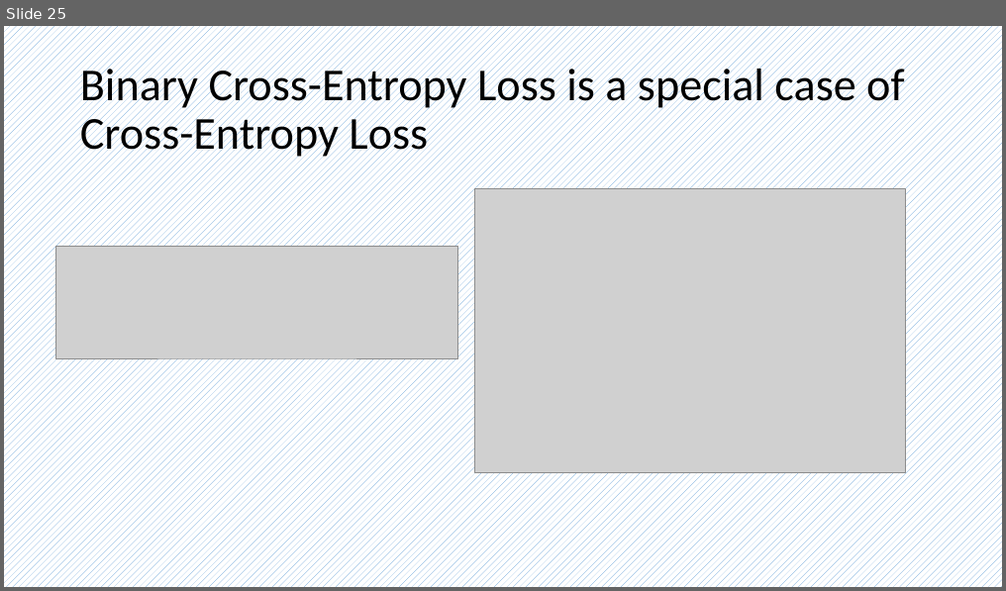
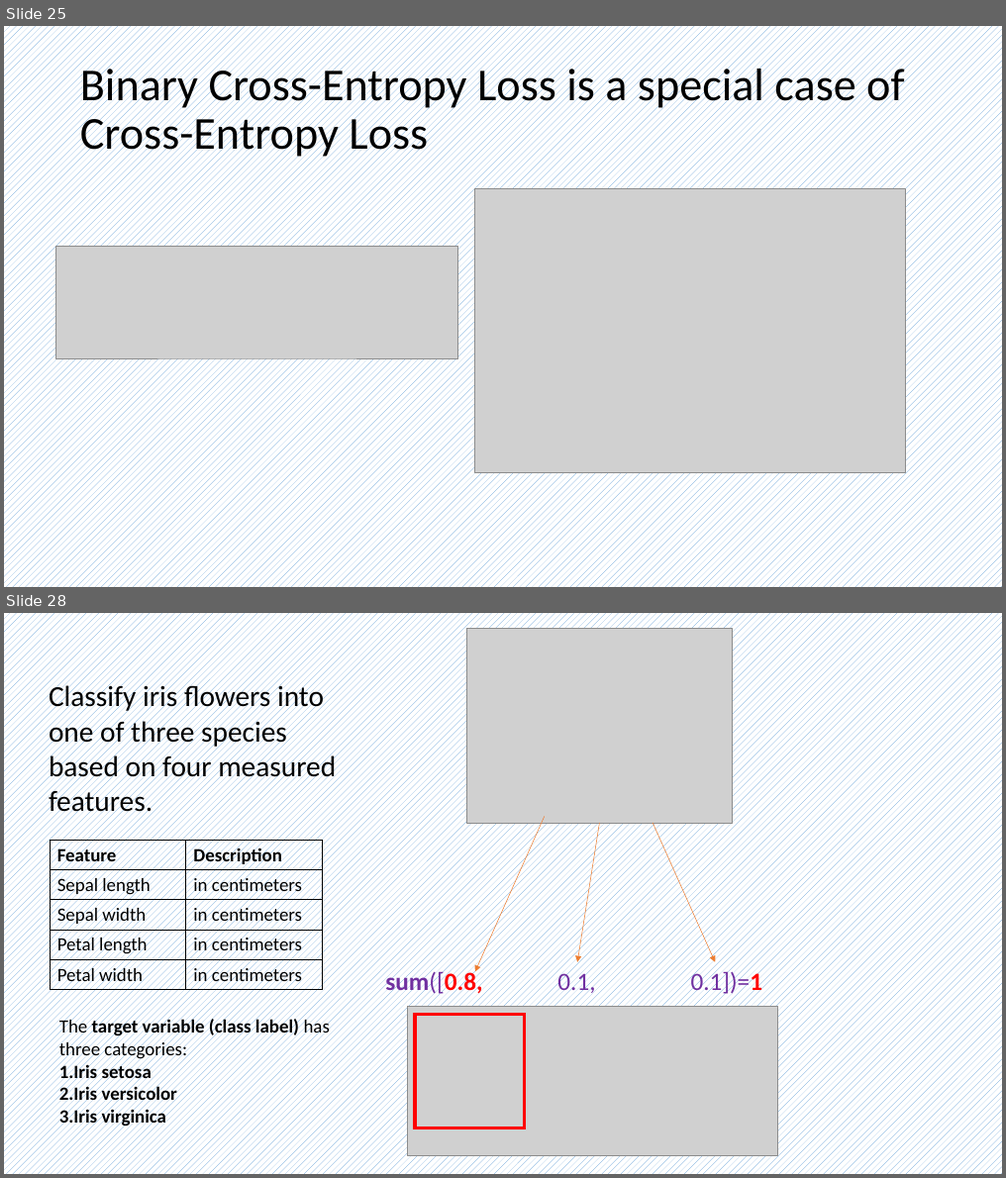
Before and after one commit to frankwxu/AI4DigitalForensics, a slide deck: CYFI445/lectures/08_multiclass_classification_n_to_n_2hidden/0_ML_concepts_multiclass.pptx. Shown one above the other, each under a label of ours: slide 25 before the commit, slides 25 and 28 after it; the slides between them are not shown. The pictures are 1006x591 and 1006x1178 pixels, drawn with LibreOffice and Linux fonts; fonts in the diff are those of the drawing; grey boxes stand for pictures; background and template pictures are left out. Boxes give left, top, right and bottom in pixels: in the first picture for what was removed or moved away, otherwise in the second. Text is boxed around its words. In the diff, an @@ line names an element or a change of style, - is before the commit and + after.

```diff
--- a/CYFI445/lectures/08_multiclass_classification_n_to_n_2hidden/0_ML_concepts_multiclass.pptx
+++ b/CYFI445/lectures/08_multiclass_classification_n_to_n_2hidden/0_ML_concepts_multiclass.pptx
@@ slide 28 added at (4, 613, 1002, 1174), background pattern #5B9BD5 on #FFFFFF @@
@@ picture added at (466, 628, 733, 823) @@
@@ text added at (49, 682, 336, 819), 28 pt, text #000000 @@
+Classify iris flowers into one of three species based on four measured features.
@@ arrow added from (545, 817) to (475, 972), #ED7D31 0.5 pt @@
@@ table added at (50, 840, 322, 990), 5 rows, 2 columns @@
+Feature | Description
+Sepal length | in centimeters
+Sepal width | in centimeters
+Petal length | in centimeters
+Petal width | in centimeters
@@ arrow added from (600, 823) to (577, 962), #ED7D31 0.5 pt @@
@@ arrow added from (653, 823) to (715, 962), #ED7D31 0.5 pt @@
@@ text added at (385, 970, 763, 997), 24 pt, text #7030A0 @@
+sum([0.8, 0.1, 0.1])=1
@@ text added at (59, 1018, 330, 1129), 18 pt, text #000000, bold @@
+The target variable (class label) has three categories:
+1. Iris setosa
+2. Iris versicolor
+3. Iris virginica
@@ picture added at (408, 1007, 778, 1156) @@
@@ rectangle added at (415, 1014, 525, 1128), outline #FF0000 3 pt @@
```
Also in this commit, not shown: 3 slides changed, 1 other slide added.
